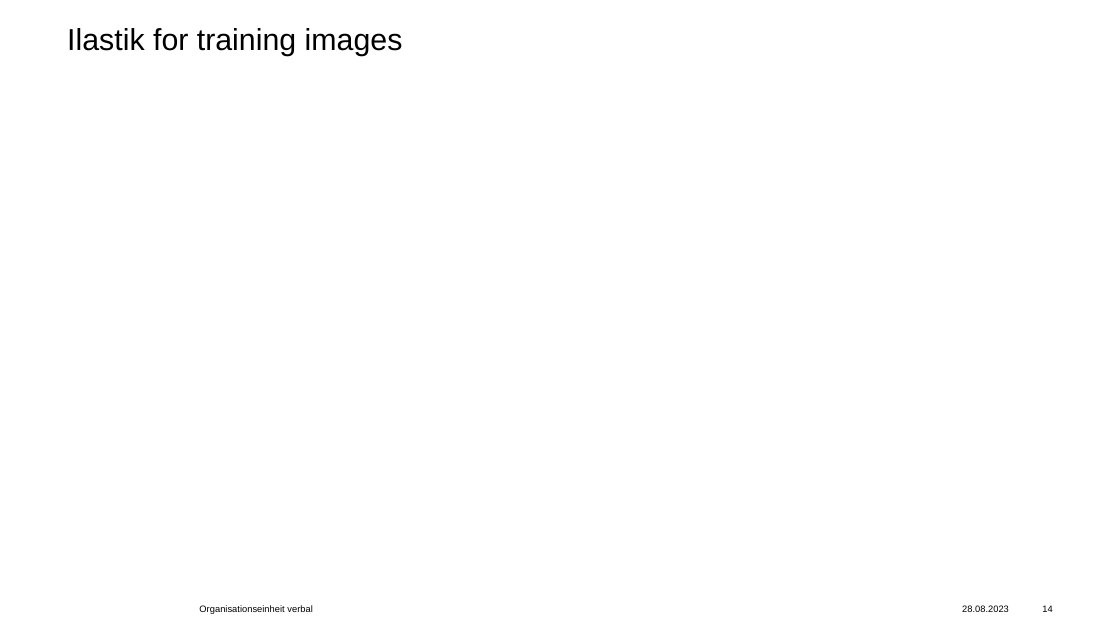
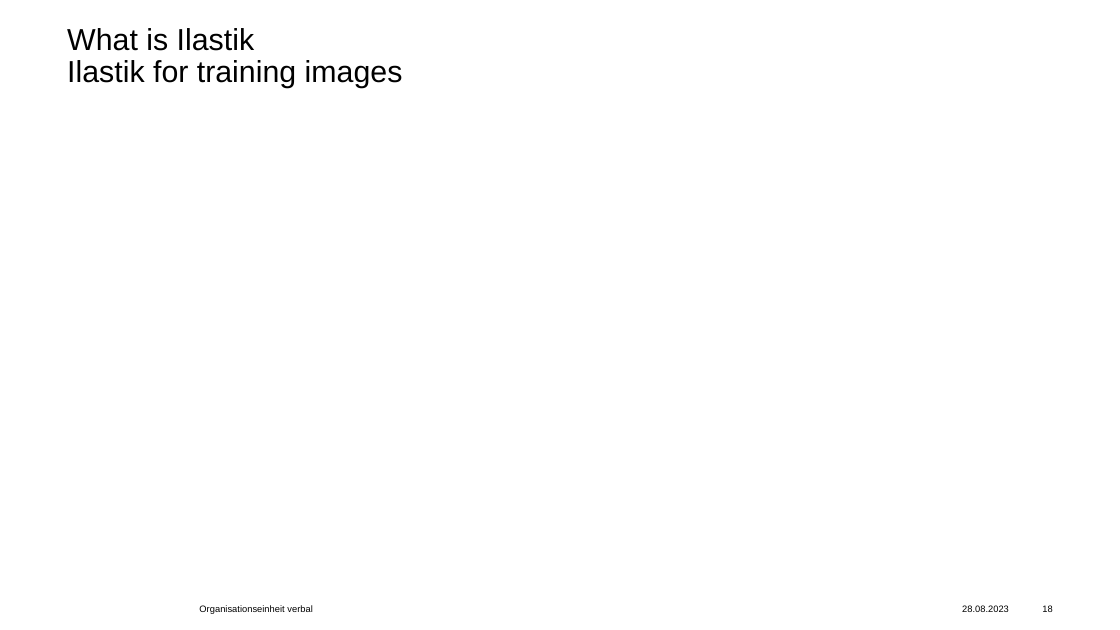
Before and after one commit to FabianBraun121/Imaging-pipeline-for-DHM, a slide deck: slide 18 of Master_thesis_presentation_Fabian_Braun.pptx (slide 14 before the commit). Drawn at 1120x630 pixels with LibreOffice and Linux fonts; fonts in the diff are those of the drawing; background and template pictures are left out. Boxes give left, top, right and bottom in pixels: in the first picture for what was removed or moved away, otherwise in the second. Text is boxed around its words. In the diff, an @@ line names an element or a change of style, - is before the commit and + after.

```diff
--- a/Master_thesis_presentation_Fabian_Braun.pptx
+++ b/Master_thesis_presentation_Fabian_Braun.pptx
@@ title at [67, 28, 403, 88]: text changed @@
-Ilastik for training images
+What is Ilastik
+Ilastik for training images
@@ page number at [1042, 605, 1052, 612]: text changed @@
-14
+18
```
Also in this commit, not shown: 2 other slides changed, 4 slides added.
